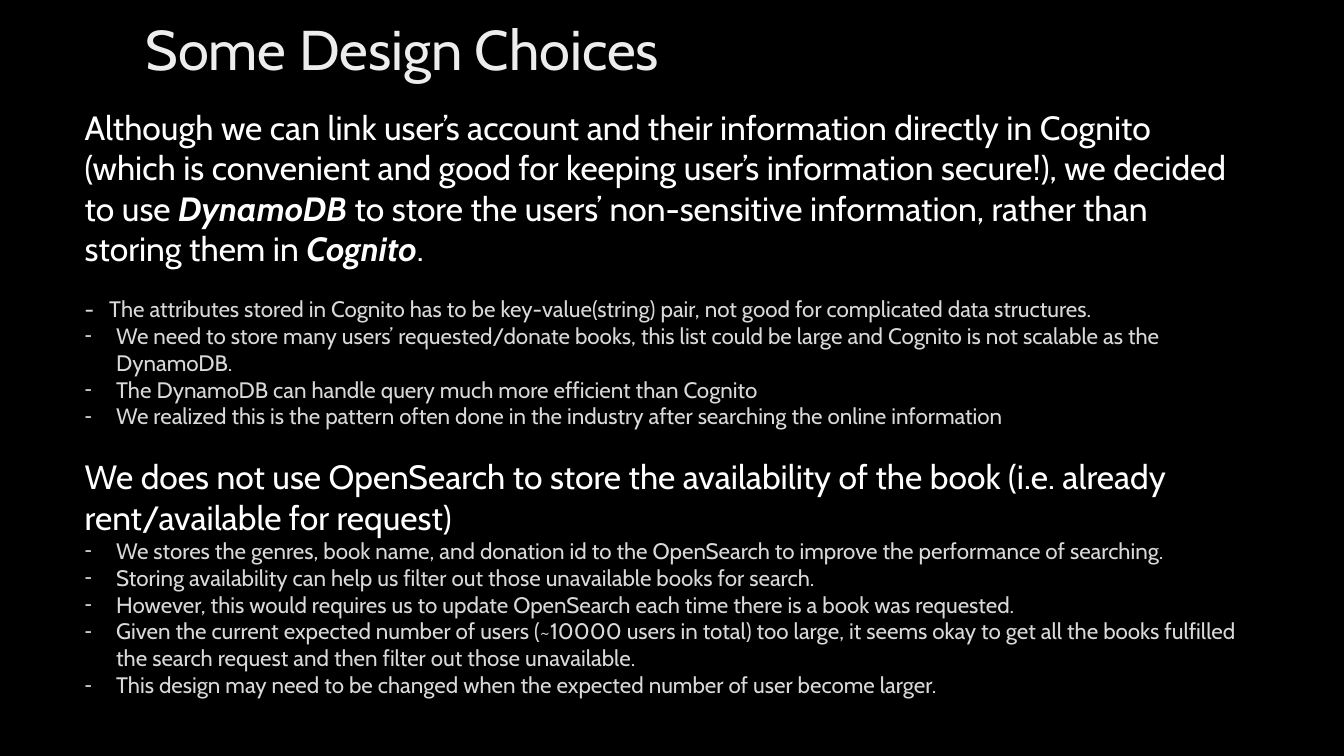
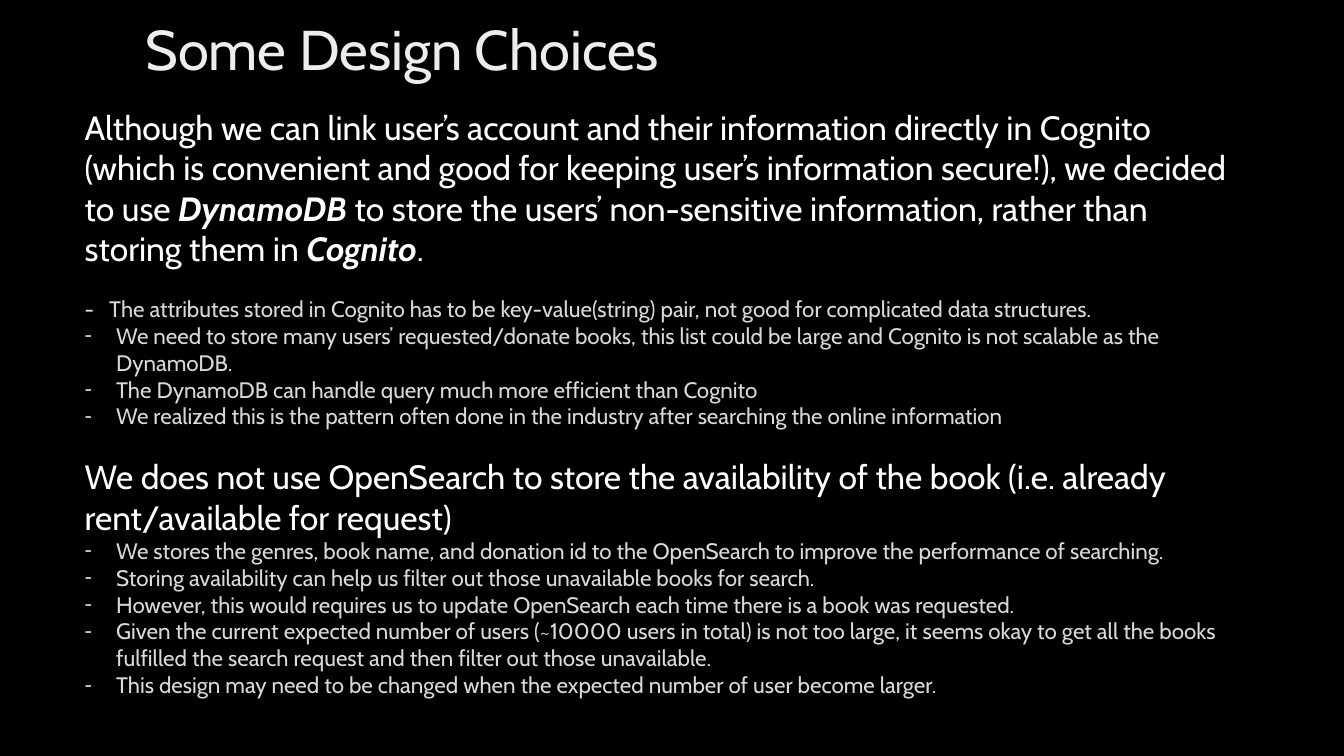
Before and after one commit to thcui/book-exchange, a slide deck: slide 8 of presentation-book-exchange.pptx. Drawn at 1344x756 pixels with LibreOffice and Linux fonts; fonts in the diff are those of the drawing; background and template pictures are left out. Boxes give left, top, right and bottom in pixels: in the first picture for what was removed or moved away, otherwise in the second. Text is boxed around its words. In the diff, an @@ line names an element or a change of style, - is before the commit and + after.

```diff
--- a/presentation-book-exchange.pptx
+++ b/presentation-book-exchange.pptx
@@ text at [116,622,1215,672]: text changed @@
-– Given the current expected number of users (~10000 users in total) too large, it seems okay to get all the books fulfilled the search request and then filter out those unavailable.
+– Given the current expected number of users (~10000 users in total) is not too large, it seems okay to get all the books fulfilled the search request and then filter out those unavailable.
```
Also in this commit, not shown: 3 other files.
